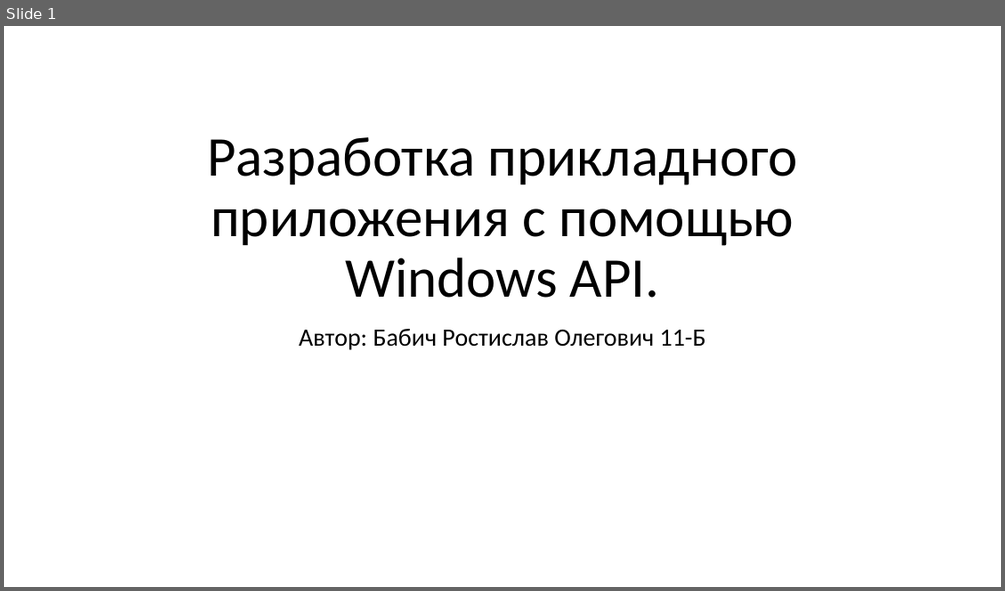
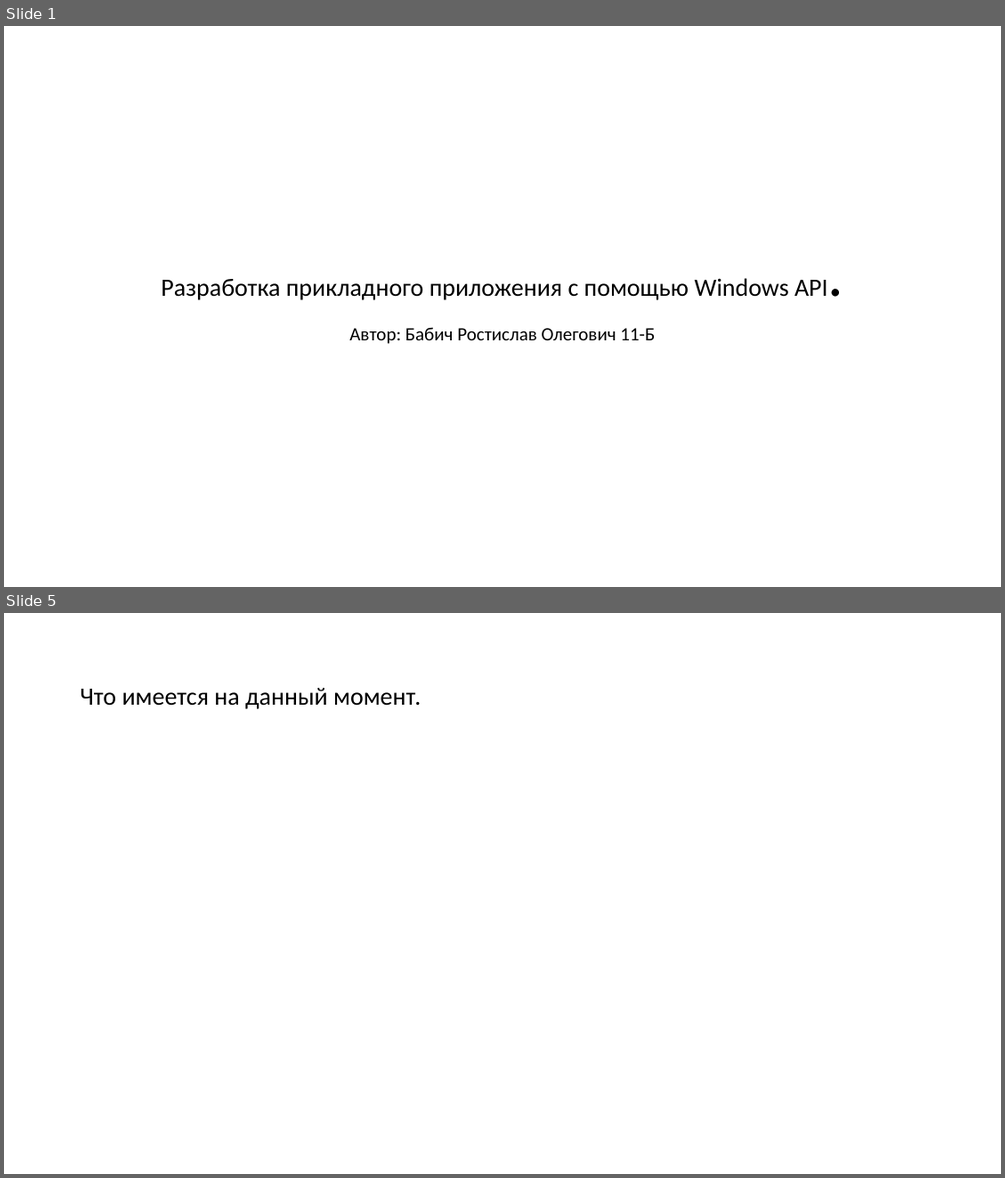
Before and after one commit to mosheadd/WinAPI_PRoject, a slide deck: Преза.pptx. Shown one above the other, each under a label of ours: slide 1 before the commit, slides 1 and 5 after it; the slides between them are not shown. The pictures are 1005x591 and 1005x1178 pixels, drawn with LibreOffice and Linux fonts; fonts in the diff are those of the drawing. Boxes give left, top, right and bottom in pixels: in the first picture for what was removed or moved away, otherwise in the second. Text is boxed around its words. In the diff, an @@ line names an element or a change of style, - is before the commit and + after.

```diff
--- a/Преза.pptx
+++ b/Преза.pptx
@@ slide 5 added at (4, 613, 1001, 1174), background #FFFFFF @@
@@ title added at (80, 688, 421, 709), 24 pt, text #000000 @@
+Что имеется на данный момент.
@@ slide 1 changed as well @@
@@ title "Разработка прикладного приложения с помощью ..." at (161, 278, 828, 300): size 54 to 24 pt; size 54 to 60 pt in "API." @@
@@ subtitle "Автор: Бабич Ростислав Олегович 11-Б" at (349, 327, 655, 344): size 24 to 18 pt @@
```
Also in this commit, not shown: 3 other slides added.
